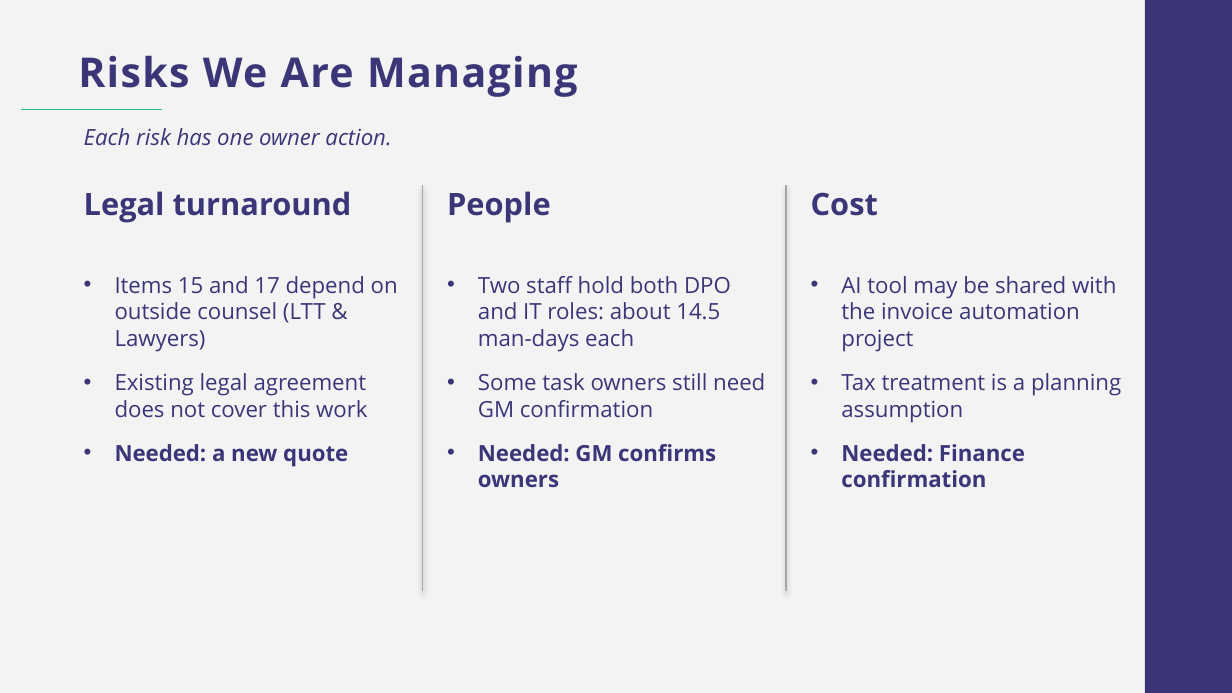
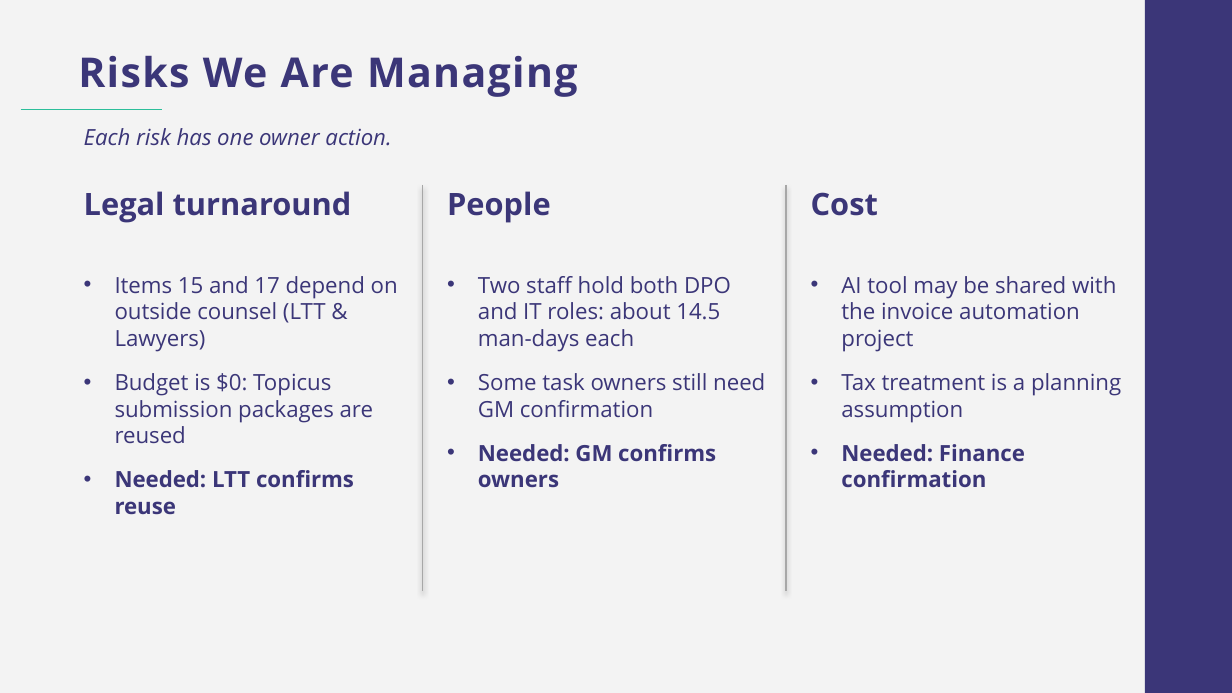
Before and after one commit to tranmyphuc/docs, a slide deck: slide 8 of SGH_Asia_PDPL_BOD_Deck.pptx. Drawn at 1232x693 pixels with LibreOffice and Linux fonts; fonts in the diff are those of the drawing; background and template pictures are left out. Boxes give left, top, right and bottom in pixels: in the first picture for what was removed or moved away, otherwise in the second. Text is boxed around its words. In the diff, an @@ line names an element or a change of style, - is before the commit and + after.

```diff
--- a/SGH_Asia_PDPL_BOD_Deck.pptx
+++ b/SGH_Asia_PDPL_BOD_Deck.pptx
@@ text at [115,373,373,514]: text changed @@
-• Existing legal agreement does not cover this work
-• Needed: a new quote
+• Budget is $0: Topicus submission packages are reused
+• Needed: LTT confirms reuse
```
Also in this commit, not shown: 2 other slides changed.
